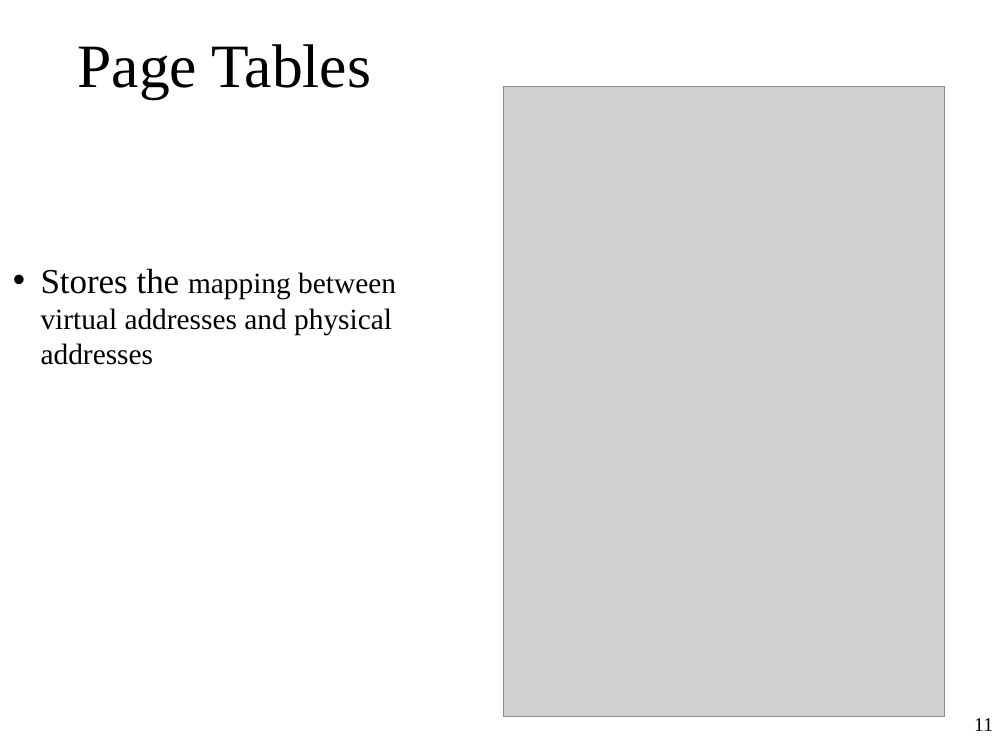
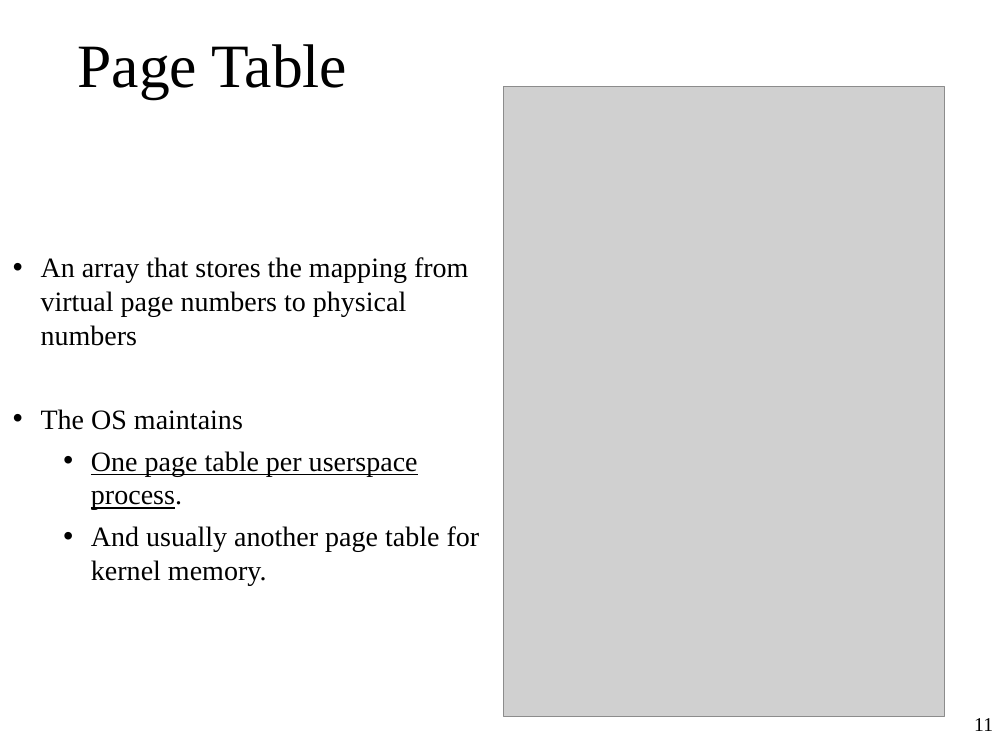
Before and after one commit to oscourse/oscourse.github.io, a slide deck: slide 11 of slides/virtual_memory_intro.pptx. Drawn at 1008x756 pixels with LibreOffice and Linux fonts; fonts in the diff are those of the drawing; grey boxes stand for pictures. Boxes give left, top, right and bottom in pixels: in the first picture for what was removed or moved away, otherwise in the second. Text is boxed around its words. In the diff, an @@ line names an element or a change of style, - is before the commit and + after.

```diff
--- a/slides/virtual_memory_intro.pptx
+++ b/slides/virtual_memory_intro.pptx
@@ title at (x1=78, y1=44, x2=347, y2=99): text changed @@
-Page Tables
+Page Table
@@ text at (x1=41, y1=257, x2=480, y2=586): text changed; size 21 to 20 pt @@
-• Stores the mapping between
-  virtual addresses and physical
-  addresses
+• An array that stores the mapping from virtual page numbers to physical
+  numbers
+• The OS maintains
+  • One page table per userspace process.
+  • And usually another page table for kernel memory.
```
Also in this commit, not shown: 2 other slides changed, 1 slide added.
